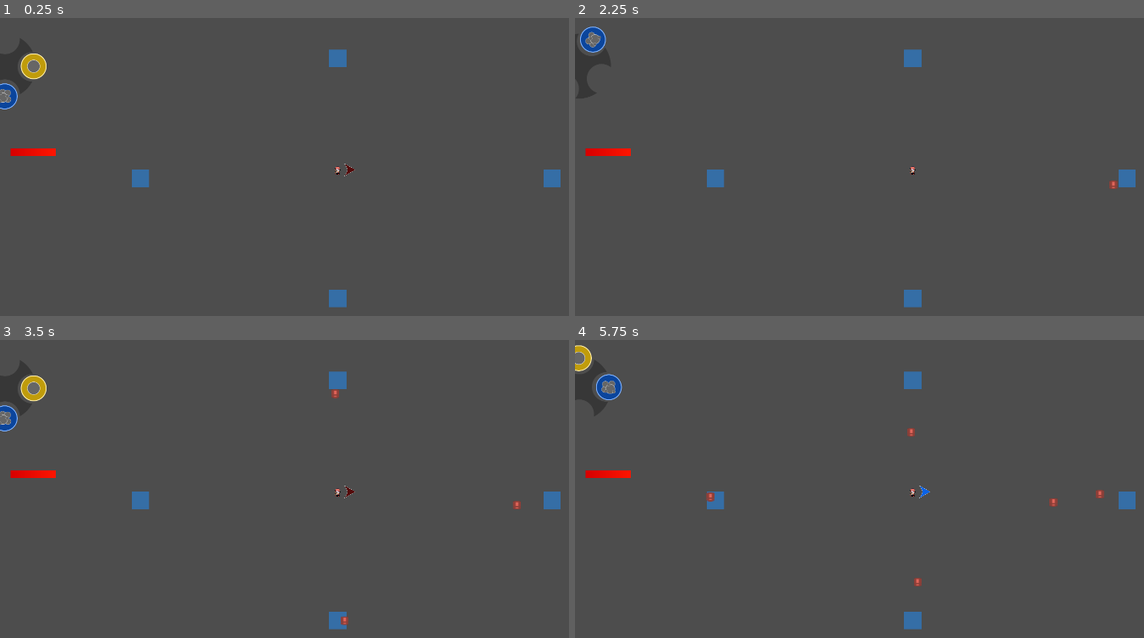
Above: before the commit, frames 1-4 (two rows, left to right).
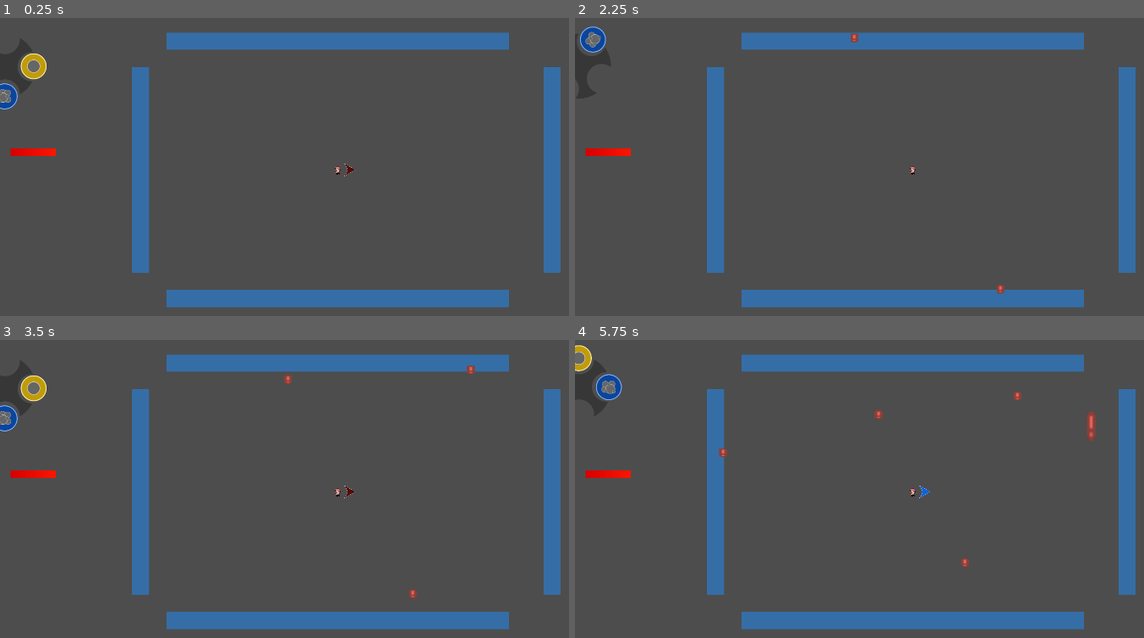
Above: after the commit, the same moments.

Repository: DanX3/ggj2025
Game: Godot game, scene res://scenes/main.tscn
Two runs of this game, one before a commit and one after it. Both use one fixed random seed, a clock stepped at 60 frames per second and the inputs below.
Inputs (mouse positions are in pixels of both pictures, inside the frame that each line leads up to):
- Up to frame 1 (0.25 s): no input
- Up to frame 2 (2.25 s): tap Enter (ui_accept) at 0.5, 0.77, 1.52, 2 s; move the mouse to (1058, 149) at 0.52 s; hold E (gear_right) 0.53-1.28 s; move the mouse to (779, 187) at 1.27 s; hold Down (ui_down) 1.28-2.03 s; move the mouse to (978, 83) at 2.02 s; hold E (gear_right) from 2.03 s (still down)
- Up to frame 3 (3.5 s): move the mouse to (301, 566) at 2.77 s; release E (gear_right) at 2.78 s; hold Up (ui_up) from 2.78 s (still down); tap Enter (ui_accept) at 3.02 s
- Up to frame 4 (5.75 s): move the mouse to (1115, 548) at 3.52 s; release Up (ui_up) at 3.53 s; hold Q (gear_left) 3.53-5.03 s; tap Enter (ui_accept) at 3.77, 4.52 s; move the mouse to (711, 432) at 4.27 s; move the mouse to (944, 489) at 5.02 s; hold Down (ui_down) from 5.03 s (still down)

The runs differ from the first frame. In frame 1, 11% of the frame differs, in the area x 23-99%, y 4-98%; in frame 2, 11%; in frame 3, 11%; in frame 4, 11%.

Commit message:
Somewhat working wave

Diff:
--- a/library/scenes/damage_label.tscn
+++ b/library/scenes/damage_label.tscn
@@ -85,7 +85,7 @@
 offset_bottom = 40.914
 scale = Vector2(0.25, 0.25)
 theme_override_fonts/font = SubResource("FontVariation_m7sy2")
-theme_override_font_sizes/font_size = 49
+theme_override_font_sizes/font_size = 76
 text = "32"
 
 [node name="Label" type="Label" parent="Pivot"]
@@ -95,5 +95,5 @@
 offset_bottom = 39.0
 scale = Vector2(0.25, 0.25)
 theme_override_fonts/font = SubResource("FontVariation_m7sy2")
-theme_override_font_sizes/font_size = 49
+theme_override_font_sizes/font_size = 76
 text = "32"
--- a/library/scripts/Health.gd
+++ b/library/scripts/Health.gd
@@ -1,7 +1,7 @@
 class_name Health extends Node
 
 signal died
-signal damage_taken
+signal damage_taken(damage: int)
 
 @export var max_health: int = 100
 @export var damage_label_color := Color.RED
--- a/library/scripts/Spawner.gd
+++ b/library/scripts/Spawner.gd
@@ -12,8 +12,12 @@
 	_prepare_thresholds()
 
 
-func spawn() -> Node:
-	var new_node = node_scene.instantiate()
+func spawn(packed_scene: PackedScene = null) -> Node:
+	var new_node = null
+	if packed_scene != null:
+		new_node = packed_scene.instantiate()
+	else:
+		new_node = node_scene.instantiate()
 	var parent = get_node(parent_path)
 	new_node.global_position = global_position
 	if rects != null and not rects.is_empty():
--- a/project.godot
+++ b/project.godot
@@ -69,3 +69,4 @@
 
 2d_physics/layer_1="Bubble"
 2d_physics/layer_2="Enemy"
+2d_physics/layer_3="Player"
--- /dev/null
+++ b/scenes/bat.tscn
@@ -0,0 +1,6 @@
+[gd_scene load_steps=2 format=3 uid="uid://bq37hlfjuujyx"]
+
+[ext_resource type="PackedScene" uid="uid://ny2m4sxckvji" path="res://scenes/enemy2d.tscn" id="1_ydyk5"]
+
+[node name="Enemy" instance=ExtResource("1_ydyk5")]
+damage = 2
--- /dev/null
+++ b/scenes/bat_cluster.tscn
@@ -0,0 +1,19 @@
+[gd_scene load_steps=5 format=3 uid="uid://kfq1wyc1bdu3"]
+
+[ext_resource type="PackedScene" uid="uid://ny2m4sxckvji" path="res://scenes/enemy2d.tscn" id="1_a1b4h"]
+[ext_resource type="Script" path="res://scripts/bat_cluster.gd" id="2_3gc7l"]
+[ext_resource type="Script" path="res://library/scripts/Spawner.gd" id="3_c6ga6"]
+[ext_resource type="PackedScene" uid="uid://bq37hlfjuujyx" path="res://scenes/bat.tscn" id="4_k007k"]
+
+[node name="BatCluster" instance=ExtResource("1_a1b4h")]
+script = ExtResource("2_3gc7l")
+batCount = 10
+
+[node name="Sprite2D" parent="." index="0"]
+visible = false
+
+[node name="Spawner" type="Node2D" parent="." index="4"]
+script = ExtResource("3_c6ga6")
+node_scene = ExtResource("4_k007k")
+parent_path = "../../"
+rects = Array[Rect2]([Rect2(-200, -200, 400, 400)])
--- a/scenes/enemy.tscn
+++ /dev/null
@@ -1,17 +0,0 @@
-[gd_scene load_steps=4 format=3 uid="uid://cm6hiyuvue1mw"]
-
-[ext_resource type="Script" path="res://scripts/Enemy.gd" id="1_d8wfb"]
-
-[sub_resource type="StandardMaterial3D" id="StandardMaterial3D_vlvnq"]
-albedo_color = Color(1, 0.0588235, 0, 1)
-
-[sub_resource type="SphereShape3D" id="SphereShape3D_wsla1"]
-
-[node name="Enemy" type="CharacterBody3D"]
-script = ExtResource("1_d8wfb")
-
-[node name="CSGBox3D" type="CSGBox3D" parent="."]
-material = SubResource("StandardMaterial3D_vlvnq")
-
-[node name="CollisionShape3D" type="CollisionShape3D" parent="."]
-shape = SubResource("SphereShape3D_wsla1")
--- a/scenes/enemy2d.tscn
+++ b/scenes/enemy2d.tscn
@@ -1,13 +1,15 @@
-[gd_scene load_steps=4 format=3 uid="uid://ny2m4sxckvji"]
+[gd_scene load_steps=5 format=3 uid="uid://ny2m4sxckvji"]
 
 [ext_resource type="Script" path="res://scripts/enemy2d.gd" id="1_kamnt"]
 [ext_resource type="Texture2D" uid="uid://c8l4f1xkvw35g" path="res://library/assets/minimapIcon_exclamationRed.png" id="2_g5ng5"]
+[ext_resource type="Script" path="res://library/scripts/Health.gd" id="3_0d7a2"]
 
 [sub_resource type="CircleShape2D" id="CircleShape2D_gy4mc"]
 radius = 28.4605
 
 [node name="Enemy" type="CharacterBody2D"]
 collision_layer = 2
+collision_mask = 5
 script = ExtResource("1_kamnt")
 
 [node name="Sprite2D" type="Sprite2D" parent="."]
@@ -16,3 +18,11 @@
 
 [node name="CollisionShape2D" type="CollisionShape2D" parent="."]
 shape = SubResource("CircleShape2D_gy4mc")
+
+[node name="Health" type="Node" parent="."]
+script = ExtResource("3_0d7a2")
+max_health = 20
+
+[node name="Pivot" type="Node2D" parent="."]
+
+[connection signal="died" from="Health" to="." method="_on_health_died"]
--- a/scenes/main.tscn
+++ b/scenes/main.tscn
@@ -1,12 +1,38 @@
-[gd_scene load_steps=5 format=3 uid="uid://bf0eejm07elpw"]
+[gd_scene load_steps=13 format=3 uid="uid://bf0eejm07elpw"]
 
 [ext_resource type="Script" path="res://scripts/main.gd" id="1_rq8oc"]
+[ext_resource type="Script" path="res://scripts/EnemyValue.gd" id="2_lttwi"]
 [ext_resource type="PackedScene" uid="uid://dtlnex55fc6bc" path="res://scenes/player.tscn" id="2_n4jtl"]
 [ext_resource type="Script" path="res://library/scripts/Spawner.gd" id="3_tbw8t"]
+[ext_resource type="Script" path="res://scripts/Wave.gd" id="4_mt4tn"]
+[ext_resource type="PackedScene" uid="uid://dg1ix65ma8pnb" path="res://scenes/swan.tscn" id="4_qw7ut"]
+[ext_resource type="PackedScene" uid="uid://kfq1wyc1bdu3" path="res://scenes/bat_cluster.tscn" id="5_b5hyy"]
 [ext_resource type="PackedScene" uid="uid://ny2m4sxckvji" path="res://scenes/enemy2d.tscn" id="5_rbs0i"]
+
+[sub_resource type="Resource" id="Resource_7ninm"]
+script = ExtResource("2_lttwi")
+scene = ExtResource("5_rbs0i")
+value = 10
+
+[sub_resource type="Resource" id="Resource_vp6wx"]
+script = ExtResource("2_lttwi")
+scene = ExtResource("4_qw7ut")
+value = 20
+
+[sub_resource type="Resource" id="Resource_xvwlh"]
+script = ExtResource("2_lttwi")
+scene = ExtResource("5_b5hyy")
+value = 15
+
+[sub_resource type="Resource" id="Resource_wej4p"]
+script = ExtResource("4_mt4tn")
+power = 200
+sequence = Array[int]([0, 0, 0, 1])
 
 [node name="GameScene" type="Node2D"]
 script = ExtResource("1_rq8oc")
+Enemies = Array[ExtResource("2_lttwi")]([SubResource("Resource_7ninm"), SubResource("Resource_vp6wx"), SubResource("Resource_xvwlh")])
+Waves = Array[ExtResource("4_mt4tn")]([SubResource("Resource_wej4p")])
 
 [node name="Player" parent="." instance=ExtResource("2_n4jtl")]
 
@@ -14,11 +40,9 @@
 script = ExtResource("3_tbw8t")
 node_scene = ExtResource("5_rbs0i")
 parent_path = "../"
-rects = Array[Rect2]([Rect2(-1200, 0, 100, 100), Rect2(1200, 0, 100, 100), Rect2(-50, -700, 100, 100), Rect2(-50, 700, 100, 100)])
+rects = Array[Rect2]([Rect2(-1200, -600, 100, 1200), Rect2(1200, -600, 100, 1200), Rect2(-1000, 700, 2000, 100), Rect2(-1000, -800, 2000, 100)])
 
 [node name="Timer" type="Timer" parent="."]
-wait_time = 1.147
-autostart = true
 
 [node name="Camera2D" type="Camera2D" parent="."]
 position = Vector2(0, -9)
--- a/scenes/player.tscn
+++ b/scenes/player.tscn
@@ -58,6 +58,9 @@
 width = 258
 height = 41
 
+[sub_resource type="CircleShape2D" id="CircleShape2D_6prma"]
+radius = 40.7922
+
 [node name="Player" type="Node2D"]
 script = ExtResource("1_jkvq8")
 
@@ -82,5 +85,13 @@
 
 [node name="WeaponBase" parent="." instance=ExtResource("4_vs1db")]
 
+[node name="Hitbox" type="Area2D" parent="."]
+collision_layer = 4
+collision_mask = 2
+
+[node name="CollisionShape2D" type="CollisionShape2D" parent="Hitbox"]
+shape = SubResource("CircleShape2D_6prma")
+
 [connection signal="equipped" from="WeaponGear" to="." method="_on_weapon_gear_equipped"]
 [connection signal="unequipped" from="WeaponGear" to="." method="_on_weapon_gear_unequipped"]
+[connection signal="body_entered" from="Hitbox" to="." method="_on_hitbox_body_entered"]
--- /dev/null
+++ b/scenes/swan.tscn
@@ -0,0 +1,89 @@
+[gd_scene load_steps=6 format=3 uid="uid://dg1ix65ma8pnb"]
+
+[ext_resource type="PackedScene" uid="uid://ny2m4sxckvji" path="res://scenes/enemy2d.tscn" id="1_swdux"]
+
+[sub_resource type="RectangleShape2D" id="RectangleShape2D_a0rd6"]
+size = Vector2(50, 172)
+
+[sub_resource type="Animation" id="Animation_ry16y"]
+resource_name = "up_and_down"
+length = 1.5
+loop_mode = 1
+step = 0.1
+tracks/0/type = "value"
+tracks/0/imported = false
+tracks/0/enabled = true
+tracks/0/path = NodePath("Sprite2D:position")
+tracks/0/interp = 1
+tracks/0/loop_wrap = true
+tracks/0/keys = {
+"times": PackedFloat32Array(0, 0.75),
+"transitions": PackedFloat32Array(-2, -2),
+"update": 0,
+"values": [Vector2(0, -66), Vector2(0, 80)]
+}
+tracks/1/type = "value"
+tracks/1/imported = false
+tracks/1/enabled = true
+tracks/1/path = NodePath("CollisionShape2D:position")
+tracks/1/interp = 1
+tracks/1/loop_wrap = true
+tracks/1/keys = {
+"times": PackedFloat32Array(0, 0.75),
+"transitions": PackedFloat32Array(-2, -2),
+"update": 0,
+"values": [Vector2(0, -63), Vector2(0, 83)]
+}
+
+[sub_resource type="Animation" id="Animation_dhpw0"]
+length = 0.001
+tracks/0/type = "value"
+tracks/0/imported = false
+tracks/0/enabled = true
+tracks/0/path = NodePath("Sprite2D:position")
+tracks/0/interp = 1
+tracks/0/loop_wrap = true
+tracks/0/keys = {
+"times": PackedFloat32Array(0),
+"transitions": PackedFloat32Array(1),
+"update": 0,
+"values": [Vector2(0, -66)]
+}
+tracks/1/type = "value"
+tracks/1/imported = false
+tracks/1/enabled = true
+tracks/1/path = NodePath("CollisionShape2D:position")
+tracks/1/interp = 1
+tracks/1/loop_wrap = true
+tracks/1/keys = {
+"times": PackedFloat32Array(0),
+"transitions": PackedFloat32Array(1),
+"update": 0,
+"values": [Vector2(0, -63)]
+}
+
+[sub_resource type="AnimationLibrary" id="AnimationLibrary_7cj25"]
+_data = {
+"RESET": SubResource("Animation_dhpw0"),
+"up_and_down": SubResource("Animation_ry16y")
+}
+
+[node name="Enemy" instance=ExtResource("1_swdux")]
+damage = 15
+
+[node name="Sprite2D" parent="." index="0"]
+position = Vector2(0, -66)
+scale = Vector2(8.33333, 11.8571)
+
+[node name="CollisionShape2D" parent="." index="1"]
+position = Vector2(0, -63)
+shape = SubResource("RectangleShape2D_a0rd6")
+
+[node name="Health" parent="." index="2"]
+max_health = 30
+
+[node name="AnimationPlayer" type="AnimationPlayer" parent="." index="3"]
+libraries = {
+"": SubResource("AnimationLibrary_7cj25")
+}
+autoplay = "up_and_down"
--- /dev/null
+++ b/scripts/EnemyValue.gd
@@ -0,0 +1,4 @@
+class_name EnemyValue extends Resource
+
+@export var scene: PackedScene
+@export var value: int
--- /dev/null
+++ b/scripts/Wave.gd
@@ -0,0 +1,4 @@
+class_name Wave extends Resource
+
+@export var power: int = 0
+@export var sequence: Array[int]
--- /dev/null
+++ b/scripts/bat_cluster.gd
@@ -0,0 +1,9 @@
+extends Enemy
+
+var batScene = preload("res://scenes/bat.tscn")
+@export var batCount := 10
+
+func _ready() -> void:
+	for i in range(batCount):
+		$Spawner.spawn()
+	queue_free()
--- a/scripts/enemy2d.gd
+++ b/scripts/enemy2d.gd
@@ -1,9 +1,15 @@
-extends CharacterBody2D
+class_name Enemy extends CharacterBody2D
 
-
+var damageLabelScene = preload("res://library/scenes/damage_label.tscn")
+@export var damage = 10
 const SPEED = 100.0
-
 
 func _physics_process(delta: float) -> void:
 	velocity = SPEED * global_position.direction_to(Vector2.ZERO)
 	move_and_slide()
+
+func take_damage(damage: int):
+	$Health.damage(damage)
+
+func _on_health_died() -> void:
+	queue_free()
--- a/scripts/inflatable_bubble.gd
+++ b/scripts/inflatable_bubble.gd
@@ -17,7 +17,6 @@
 		size += GrowPerSec * delta
 		_set_size(size)
 	elif linear_velocity.length_squared() < 10.0 and wasMoving:
-		print("freed")
 		queue_free()
 	wasMoving = linear_velocity.length_squared() > 10.0
 
@@ -39,4 +38,8 @@
 
 
 func _on_explosion_area_body_entered(body: Node2D) -> void:
-	body.queue_free()
+	if not (body is Enemy):
+		return
+
+	var enemy = body as Enemy
+	enemy.take_damage(10)
--- a/scripts/main.gd
+++ b/scripts/main.gd
@@ -1,15 +1,44 @@
 extends Node2D
+
+var waveIndex = 0
+var spawnIndex = 0
+var wavePowerLeft = 0
+var enemiesLeft = 0
+
+const WaveDurationSec = 30
+
+@export var Enemies: Array[EnemyValue]
+
+@export var Waves: Array[Wave]
 
 
 # Called when the node enters the scene tree for the first time.
 func _ready() -> void:
-	pass # Replace with function body.
+	wave_start()
 
+func wave_start():
+	$Timer.start()
+	spawnIndex = 0
+	wavePowerLeft = Waves[waveIndex].power
+	enemiesLeft = 0
 
-# Called every frame. 'delta' is the elapsed time since the previous frame.
-func _process(delta: float) -> void:
-	pass
-
+func wave_stop():
+	$Timer.stop()
 
 func _on_timer_timeout() -> void:
-	$Spawner.spawn()
+	var sequence =  Waves[waveIndex].sequence
+	var enemyIndex = sequence[spawnIndex]
+	var enemyEntry = Enemies[enemyIndex]
+	if enemyEntry.value <= wavePowerLeft:
+		var newEnemy = $Spawner.spawn(enemyEntry.scene)
+		spawnIndex = (spawnIndex + 1) % sequence.size()
+		wavePowerLeft -= enemyEntry.value
+		enemiesLeft += 1
+		newEnemy.tree_exited.connect(_enemy_died)
+	else:
+		$Timer.stop()
+
+func _enemy_died():
+	enemiesLeft -= 1
+	if enemiesLeft == 0:
+		print("wave finished")
--- a/scripts/player.gd
+++ b/scripts/player.gd
@@ -1,7 +1,12 @@
 extends Node2D
 
+signal game_over
+
 @onready var weaponGear := $WeaponGear
+@onready var lifeBar = $CanvasLayer/LifeBar
 var weapon: Weapon = null
+@onready var life = 100
+@onready var alive = true
 
 # Called when the node enters the scene tree for the first time.
 func _ready() -> void:
@@ -28,3 +33,16 @@
 			weapon = $WeaponRay
 
 	weapon.set_enabled(true)
+
+
+func _on_hitbox_body_entered(body: Node2D) -> void:
+	if not (body is Enemy):
+		return
+
+	life -= (body as Enemy).damage
+	lifeBar.value = life
+	body.queue_free()
+
+	if life <= 0 and alive:
+		alive = false
+		emit_signal("game_over")
--- a/scripts/weapon_base.gd
+++ b/scripts/weapon_base.gd
@@ -25,7 +25,9 @@
 		bubble = Utils.spawn_child(spawn.global_position, get_parent(), bubbleScene)
 
 	if Input.is_action_just_released("trigger") and bubble != null:
-		bubble.apply_central_impulse(ShootForce * arrowDir)
+
+		var dir = Vector2(cos(arrowPivot.rotation), sin(arrowPivot.rotation))
+		bubble.apply_central_impulse(ShootForce * dir)
 		bubble.stop_inflating()
 		bubble = null
 		$Cooldown.start()
Not shown: 2 places in library/scenes/damage_label.tscn that only renumber resources
Not shown: 1 places in scenes/player.tscn that only renumber resources
